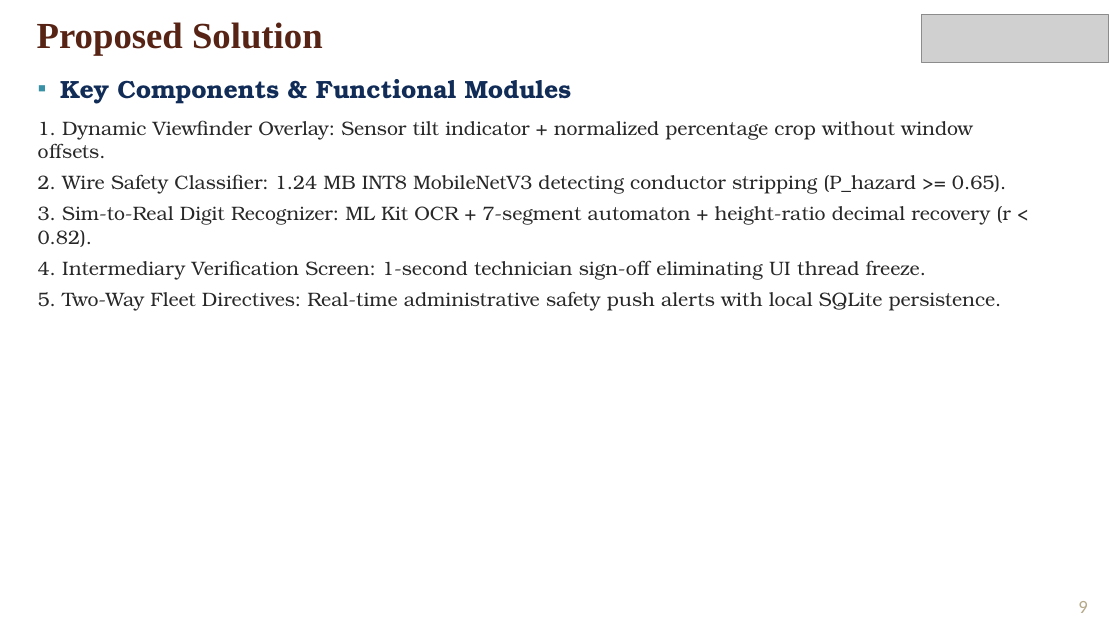
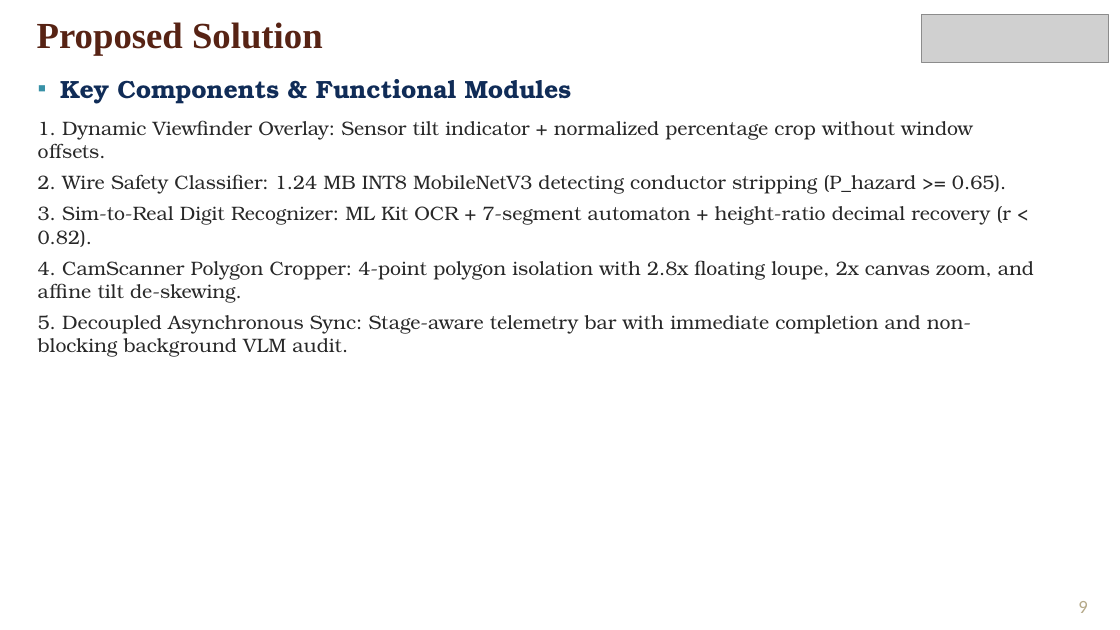
Before and after one commit to frankmathewsajan/psychic-spark, a slide deck: slide 9 of docs/presentation/Capstone_Final_Review_Presentation.pptx. Drawn at 1120x630 pixels with LibreOffice and Linux fonts; fonts in the diff are those of the drawing; grey boxes stand for pictures; background and template pictures are left out. Boxes give left, top, right and bottom in pixels: in the first picture for what was removed or moved away, otherwise in the second. Text is boxed around its words. In the diff, an @@ line names an element or a change of style, - is before the commit and + after.

Commit message:
docs: finalize project report, 16-slide presentation, and weekly diary with precision polygon cropper, async sync, and disaster recovery

```diff
--- a/docs/presentation/Capstone_Final_Review_Presentation.pptx
+++ b/docs/presentation/Capstone_Final_Review_Presentation.pptx
@@ text at box(38, 260, 1034, 357): text changed @@
-4. Intermediary Verification Screen: 1-second technician sign-off eliminating UI thread freeze.
-5. Two-Way Fleet Directives: Real-time administrative safety push alerts with local SQLite persistence.
+4. CamScanner Polygon Cropper: 4-point polygon isolation with 2.8x floating loupe, 2x canvas zoom, and affine tilt de-skewing.
+5. Decoupled Asynchronous Sync: Stage-aware telemetry bar with immediate completion and non-blocking background VLM audit.
```
Also in this commit, not shown: 2 other slides changed, 3 other files.
